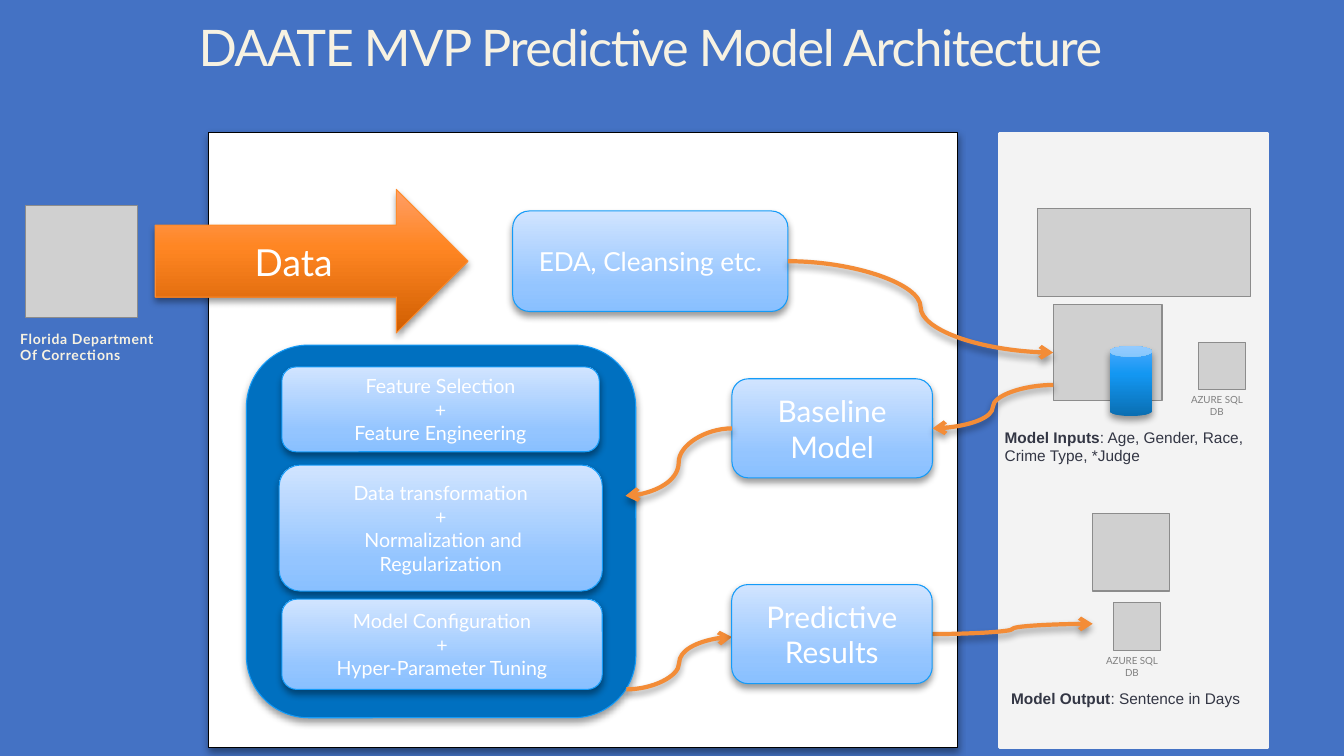
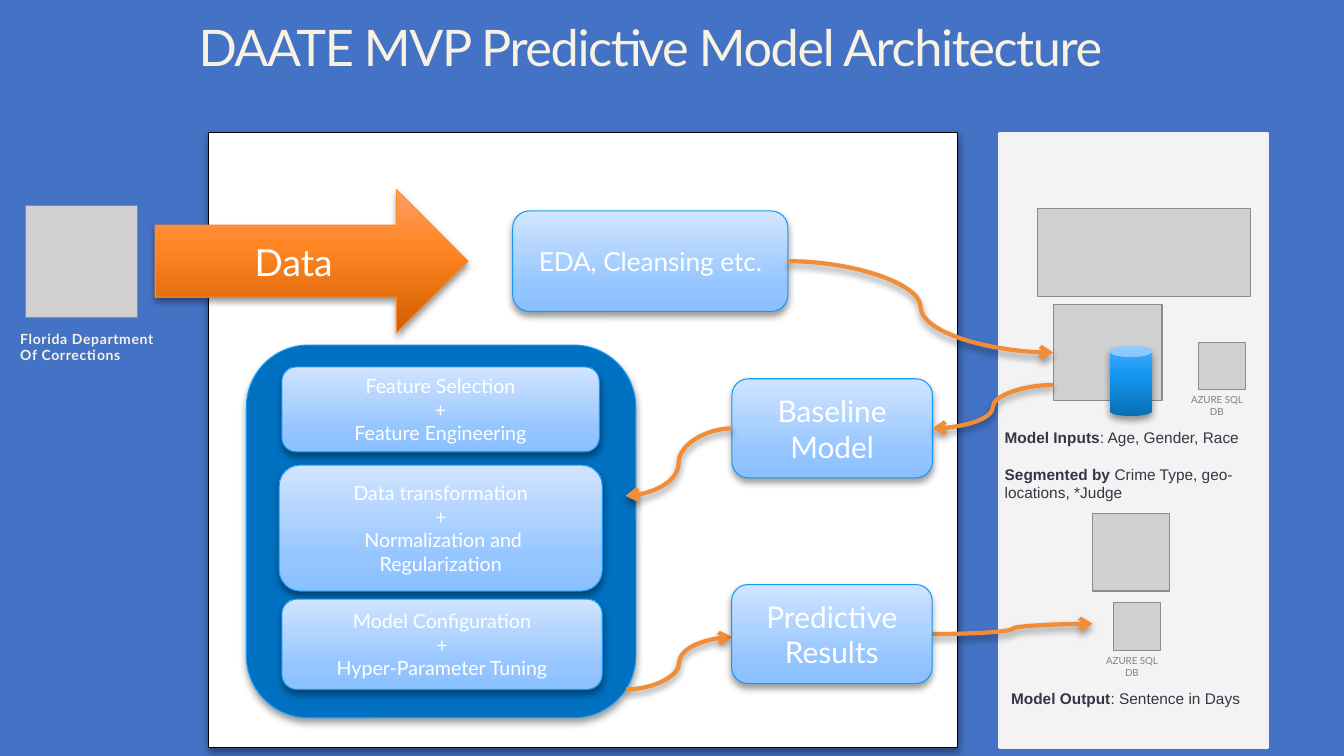
Before and after one commit to mspuckit/DAATE, a slide deck: slide 1 of assets/resources/graph for web_page.pptx. Drawn at 1344x756 pixels with LibreOffice and Linux fonts; fonts in the diff are those of the drawing; grey boxes stand for pictures. Boxes give left, top, right and bottom in pixels: in the first picture for what was removed or moved away, otherwise in the second. Text is boxed around its words. In the diff, an @@ line names an element or a change of style, - is before the commit and + after.

```diff
--- a/assets/resources/graph for web_page.pptx
+++ b/assets/resources/graph for web_page.pptx
@@ text at (x1=1005, y1=432, x2=1239, y2=501): text changed @@
-Model Inputs: Age, Gender, Race, Crime Type, *Judge
+Model Inputs: Age, Gender, Race
+Segmented by Crime Type, geo-locations, *Judge
```
Also in this commit, not shown: 1 other slide changed, 5 other files.
